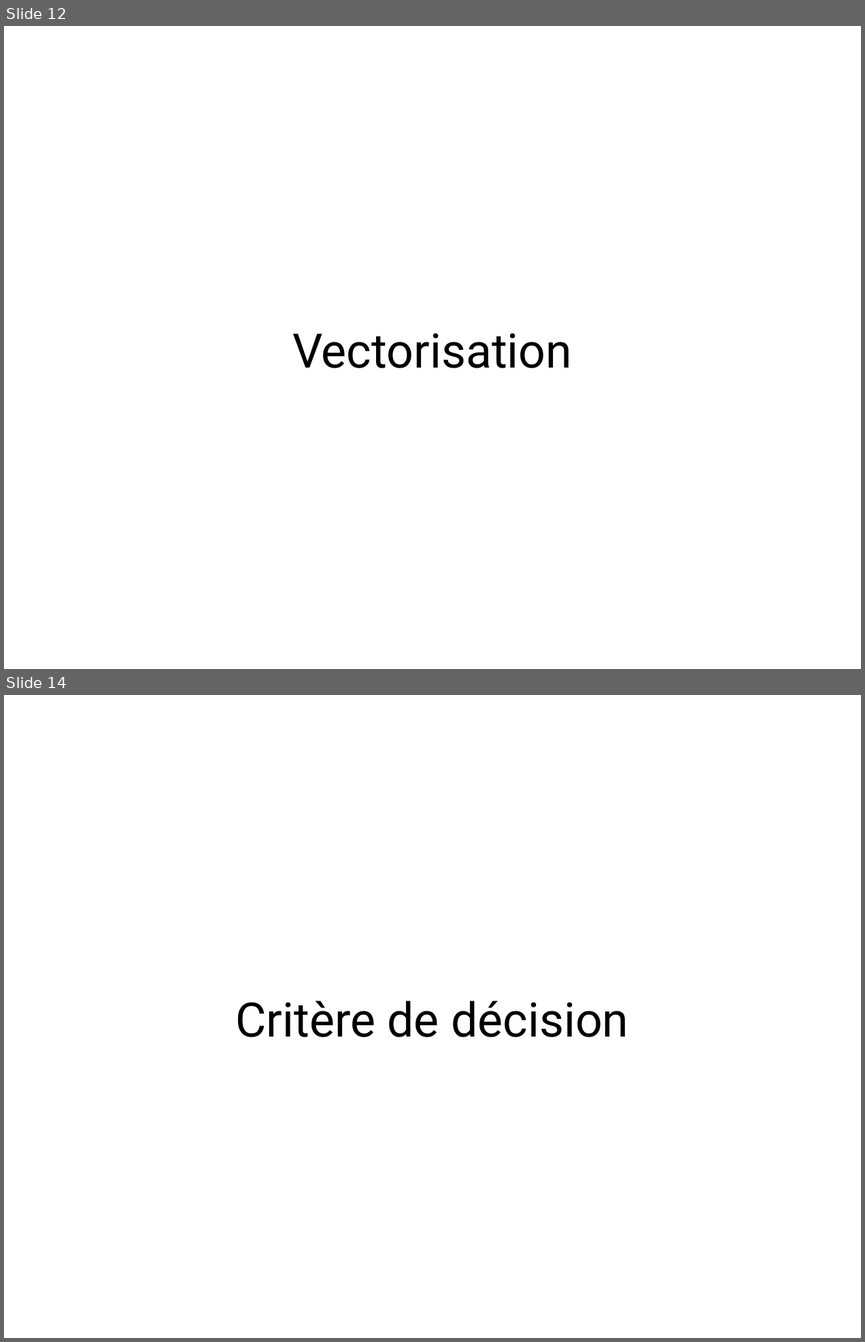
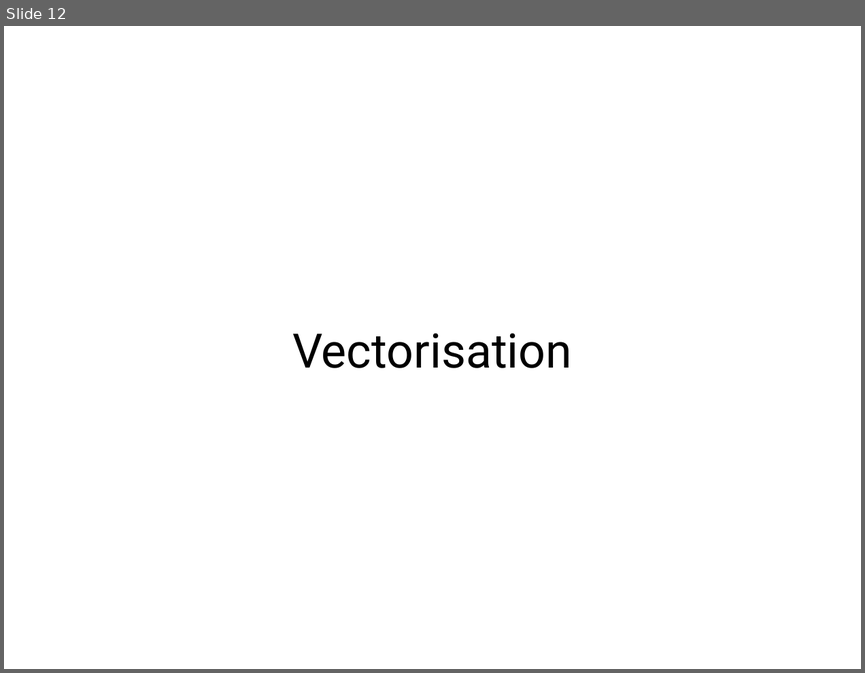
Before and after one commit to ewen-lbh/bone-fracture-detection, a slide deck: slides/mpsi/slides.odp. Shown one above the other, each under a label of ours: slides 12 and 14 before the commit, slide 12 after it; the slides between them are not shown. The pictures are 865x1342 and 865x673 pixels, drawn with LibreOffice and Linux fonts; fonts in the diff are those of the drawing. Boxes give left, top, right and bottom in pixels: in the first picture for what was removed or moved away, otherwise in the second. Text is boxed around its words. In the diff, an @@ line names an element or a change of style, - is before the commit and + after.

```diff
--- a/slides/mpsi/slides.odp
+++ b/slides/mpsi/slides.odp
@@ slide 14 removed at [4, 695, 861, 1338], background #FFFFFF @@
@@ title removed at [235, 1000, 628, 1037] @@
-Critère de décision
```
Also in this commit, not shown: 4 slides changed, 5 slides added, 1 other slide removed, 2 other files.
